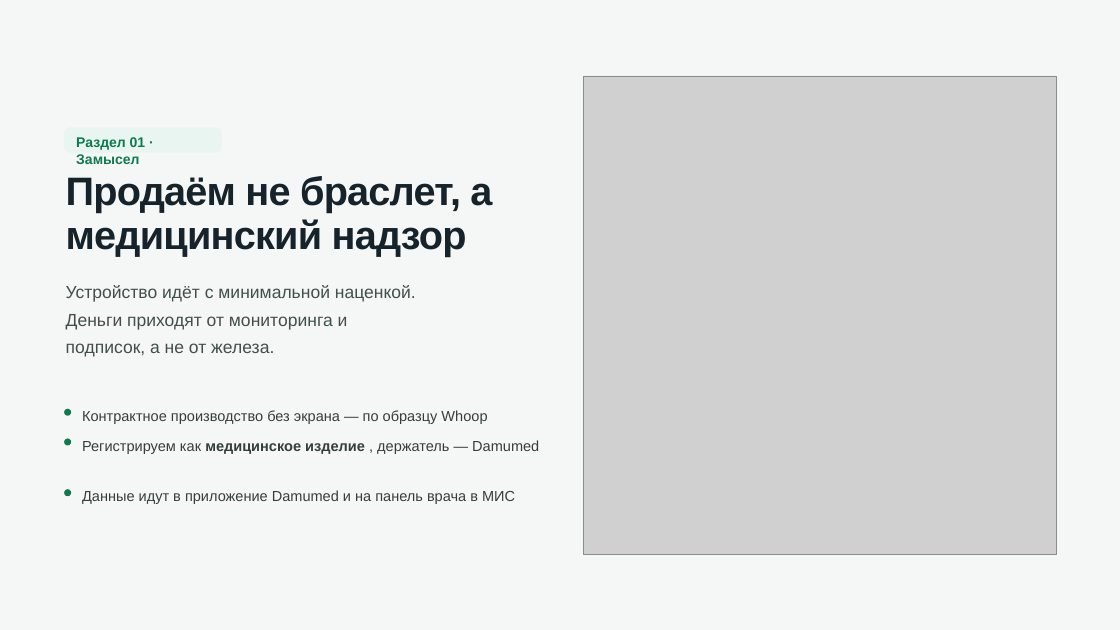
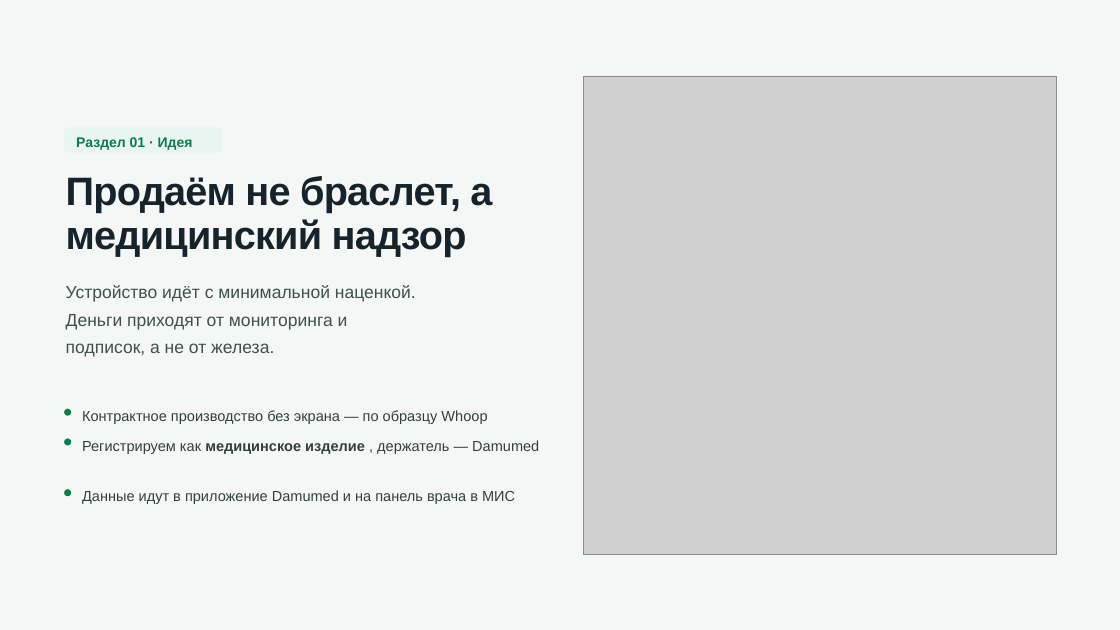
Before and after one commit to Beibute/damumed-band, a slide deck: slide 2 of files/damumed-band-prezentaciya.pptx. Drawn at 1120x630 pixels with LibreOffice and Linux fonts; fonts in the diff are those of the drawing; grey boxes stand for pictures. Boxes give left, top, right and bottom in pixels: in the first picture for what was removed or moved away, otherwise in the second. Text is boxed around its words. In the diff, an @@ line names an element or a change of style, - is before the commit and + after.

Commit message:
Отчёт и презентация с новыми названиями разделов

```diff
--- a/files/damumed-band-prezentaciya.pptx
+++ b/files/damumed-band-prezentaciya.pptx
@@ text at bbox=[76, 137, 193, 150]: text changed @@
-Раздел 01 · Замысел
+Раздел 01 · Идея
```
Also in this commit, not shown: 2 other slides changed, 1 other file.
